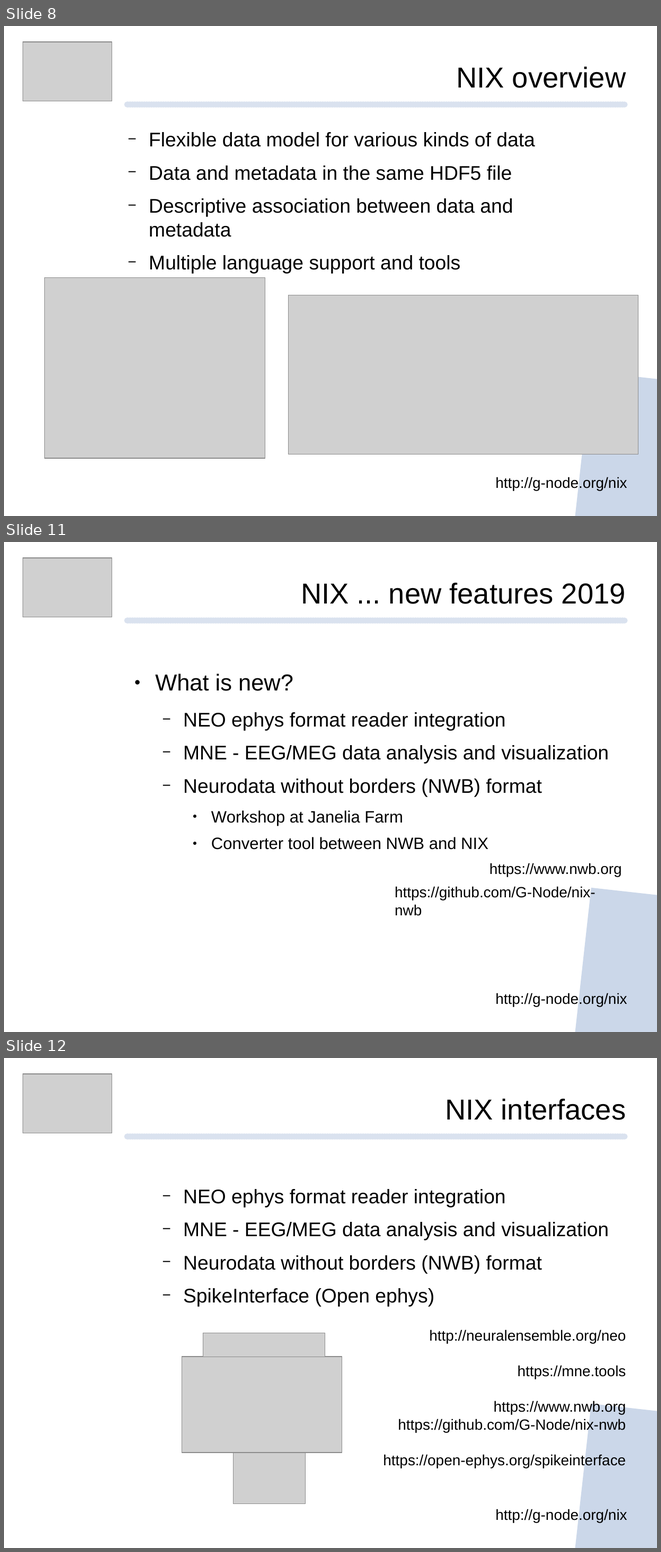
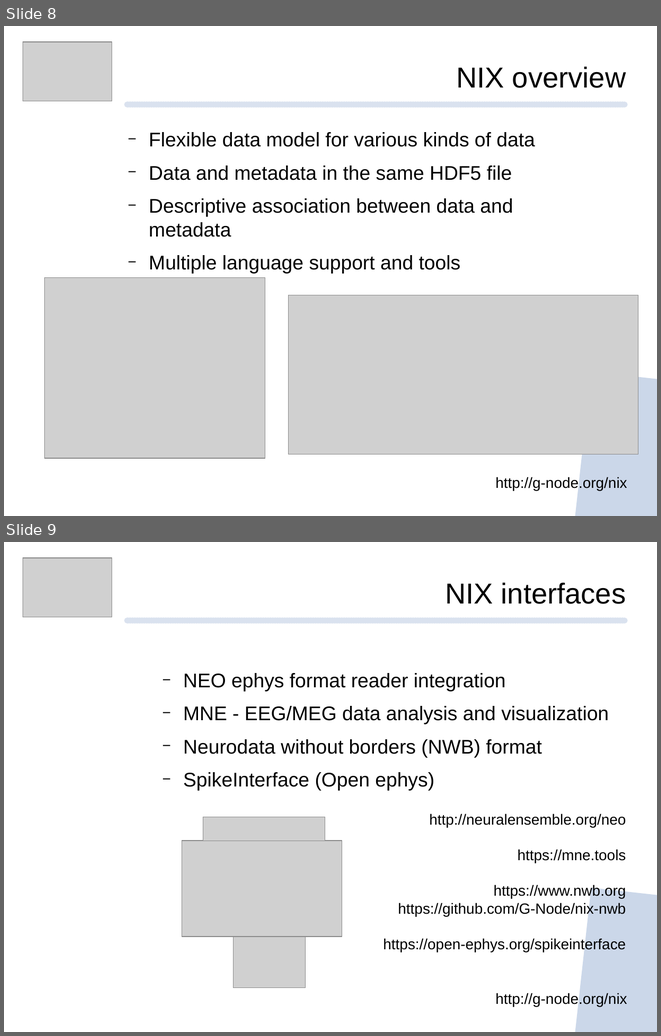
Before and after one commit to mpsonntag/prespost, a slide deck: 202009_BCCN_online/202009_BCCN_Online_conference.odp. Shown one above the other, each under a label of ours: slides 8, 11 and 12 before the commit, slides 8 and 9 after it; the slides between them are not shown. The pictures are 661x1552 and 661x1036 pixels, drawn with LibreOffice and Linux fonts; fonts in the diff are those of the drawing; grey boxes stand for pictures; background and template pictures are left out. Boxes give left, top, right and bottom in pixels: in the first picture for what was removed or moved away, otherwise in the second. Text is boxed around its words. In the diff, an @@ line names an element or a change of style, - is before the commit and + after.

```diff
--- a/202009_BCCN_online/202009_BCCN_Online_conference.odp
+++ b/202009_BCCN_online/202009_BCCN_Online_conference.odp
@@ slide 11 removed at <box>4,542,657,1032</box>, background #FFFFFF; not listed: 2 template elements that a slide beside it also shows @@
@@ picture removed at <box>23,558,113,617</box> @@
@@ text removed at <box>301,582,626,604</box> @@
-NIX ... new features 2019
@@ text removed at <box>155,673,609,849</box> @@
-● What is new?
-  − NEO ephys format reader integration
-  − MNE - EEG/MEG data analysis and visualization
-  − Neurodata without borders (NWB) format
-    ● Workshop at Janelia Farm
-    ● Converter tool between NWB and NIX
@@ text removed at <box>489,863,622,876</box> @@
-https://www.nwb.org
@@ text removed at <box>395,886,595,916</box> @@
-https://github.com/G-Node/nix-nwb
@@ text removed at <box>495,992,627,1006</box> @@
-http://g-node.org/nix
@@ what was slide 12 is now slide 9 @@
```
Also in this commit, not shown: 1 slide changed, 5 other slides removed.
